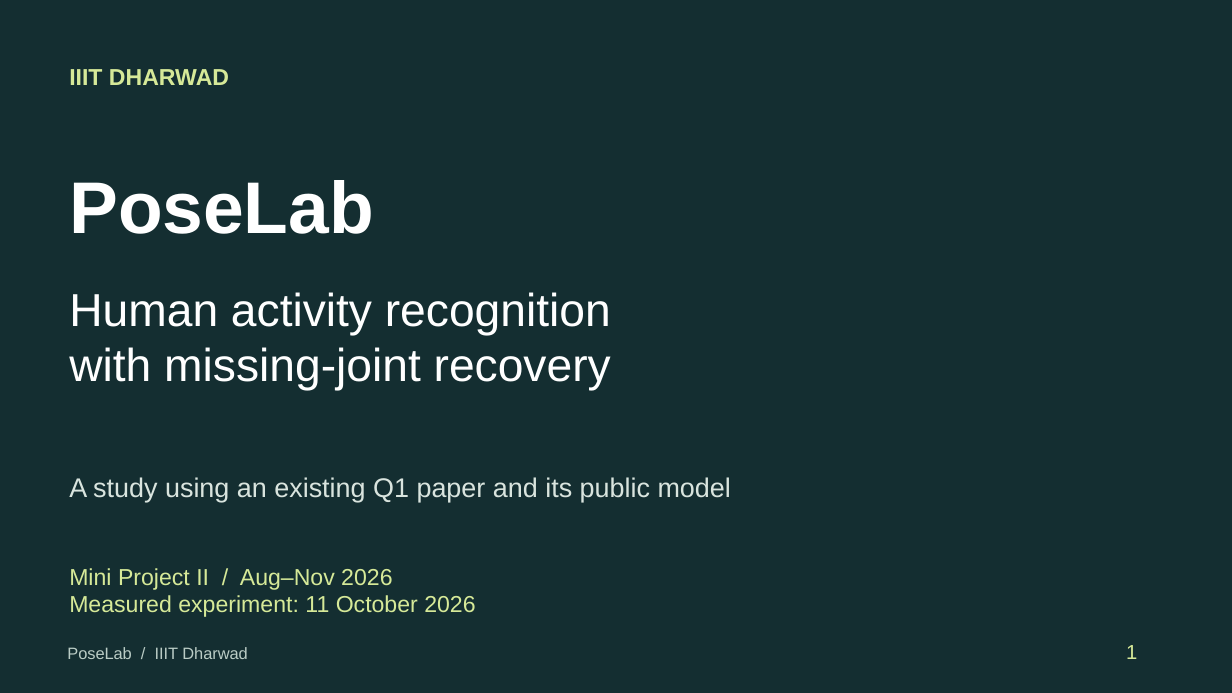
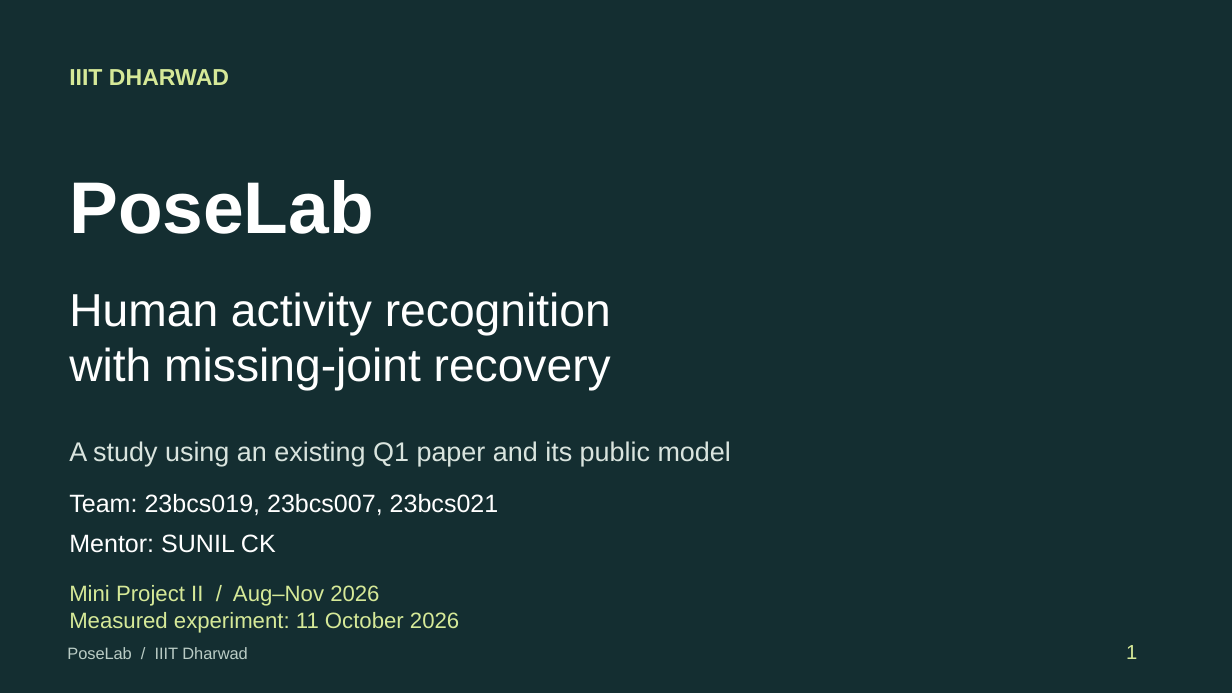
Before and after one commit to 4uashish2628/miniproject-2, a slide deck: slide 1 of deliverables/PoseLab_Research_Presentation.pptx. Drawn at 1232x693 pixels with LibreOffice and Linux fonts; fonts in the diff are those of the drawing. Boxes give left, top, right and bottom in pixels: in the first picture for what was removed or moved away, otherwise in the second. Text is boxed around its words. In the diff, an @@ line names an element or a change of style, - is before the commit and + after.

Commit message:
Add team roll numbers and mentor to project deliverables

```diff
--- a/deliverables/PoseLab_Research_Presentation.pptx
+++ b/deliverables/PoseLab_Research_Presentation.pptx
@@ text "A study using an existing ..." moved from (x1=69, y1=477, x2=731, y2=502) to (x1=69, y1=441, x2=731, y2=466) @@
@@ text added at (x1=69, y1=494, x2=499, y2=516), 19.5 pt, text #FFFFFF @@
+Team: 23bcs019, 23bcs007, 23bcs021
@@ text added at (x1=69, y1=534, x2=276, y2=553), 19.5 pt, text #FFFFFF @@
+Mentor: SUNIL CK
@@ text "Mini Project II / Aug–Nov ..." moved from (x1=69, y1=568, x2=475, y2=617) to (x1=69, y1=585, x2=459, y2=633) @@
@@ text "Mini Project II / Aug–Nov ..." at (x1=69, y1=585, x2=459, y2=633): size 18 to 17.2 pt @@
```
Also in this commit, not shown: 12 other files.
